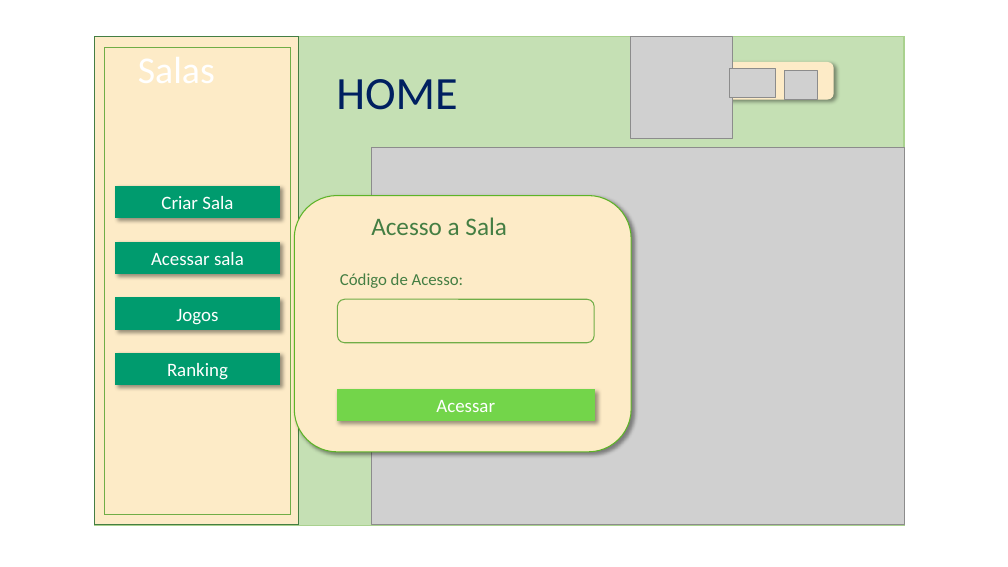
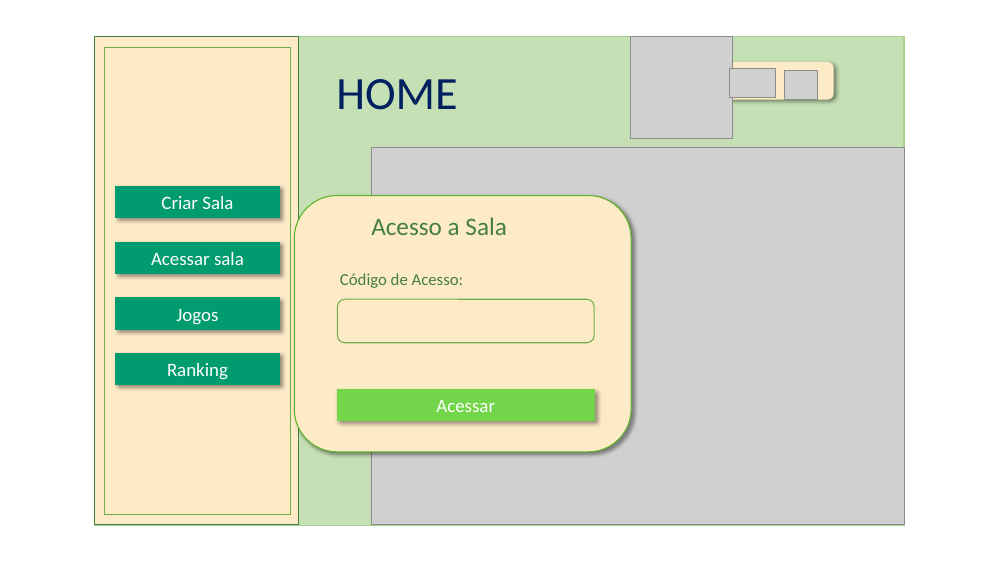
Before and after one commit to NathanReis/FTT-Recicla, a slide deck: slide 34 of DocumentacaoProjeto/Protótipo_Visual.pptx. Drawn at 1008x567 pixels with LibreOffice and Linux fonts; fonts in the diff are those of the drawing; grey boxes stand for pictures. Boxes give left, top, right and bottom in pixels: in the first picture for what was removed or moved away, otherwise in the second. Text is boxed around its words. In the diff, an @@ line names an element or a change of style, - is before the commit and + after.

```diff
--- a/DocumentacaoProjeto/Protótipo_Visual.pptx
+++ b/DocumentacaoProjeto/Protótipo_Visual.pptx
@@ text removed at <box>138,57,215,83</box> @@
-Salas
```
Also in this commit, not shown: 2 other slides changed, 2 other files.
